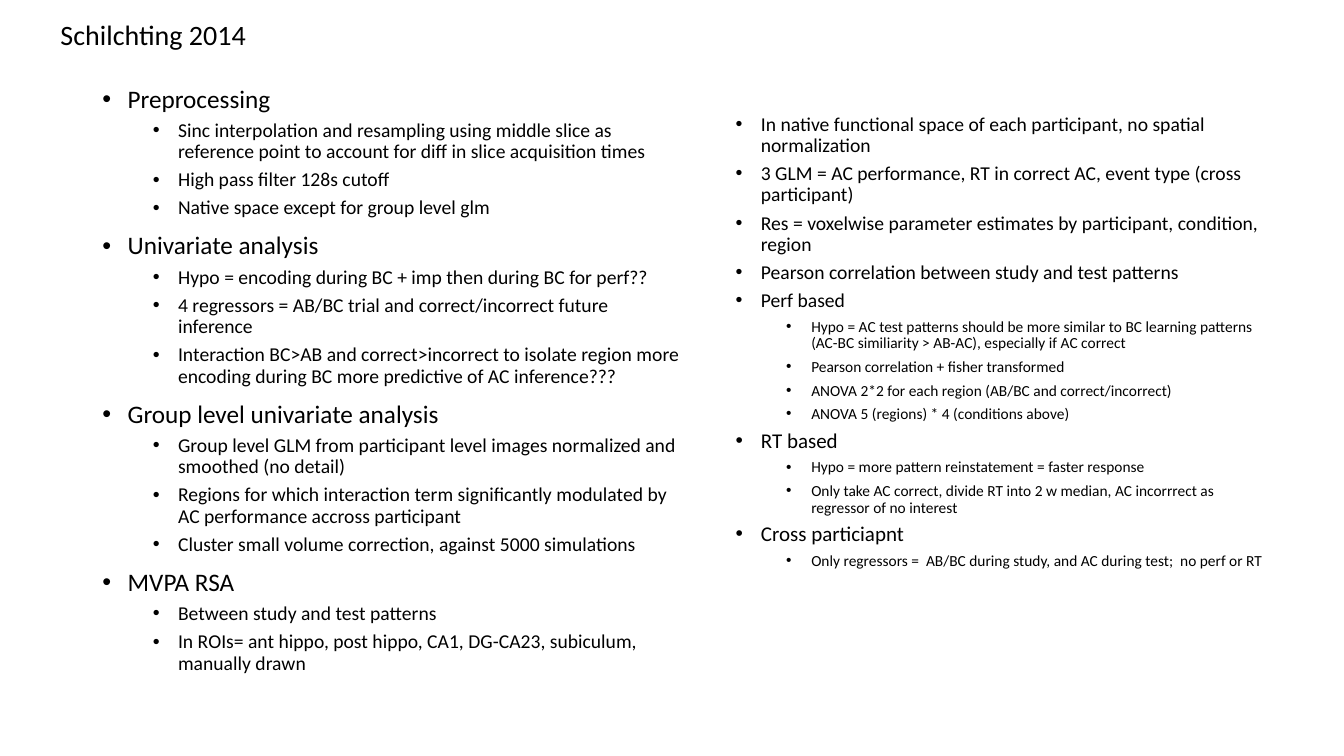
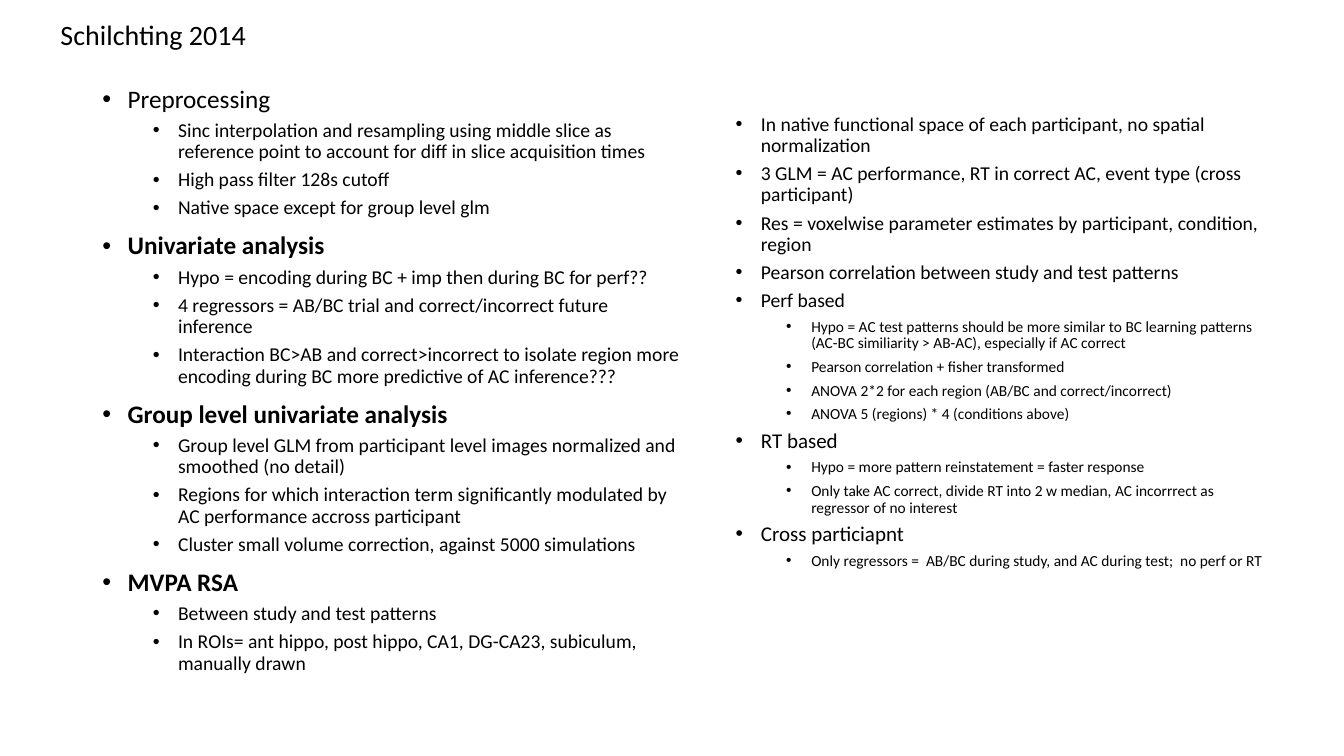
Before and after one commit to FlorianLeprevost/SemLink, a slide deck: slide 5 of ANAs.pptx. Drawn at 1344x756 pixels with LibreOffice and Linux fonts; fonts in the diff are those of the drawing. Boxes give left, top, right and bottom in pixels: in the first picture for what was removed or moved away, otherwise in the second. Text is boxed around its words. In the diff, an @@ line names an element or a change of style, - is before the commit and + after.

```diff
--- a/ANAs.pptx
+++ b/ANAs.pptx
@@ text at (x1=128, y1=236, x2=448, y2=591): bold on in "Univariate analysis", "Group level univariate analysis", "MVPA RSA" @@
```
Also in this commit, not shown: 2 other slides changed.
